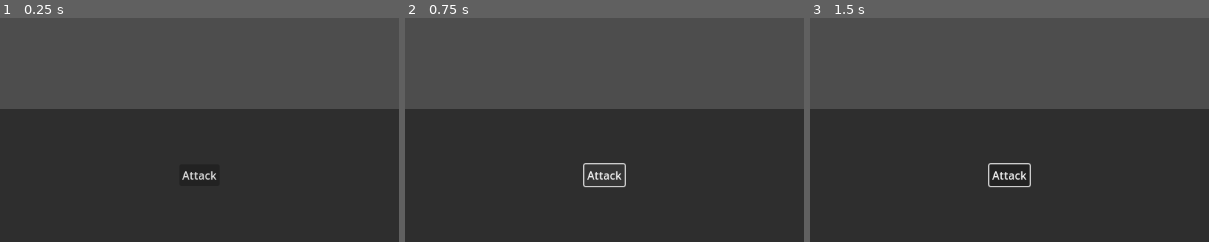
Above: before the commit, frames 1-3 (left to right).
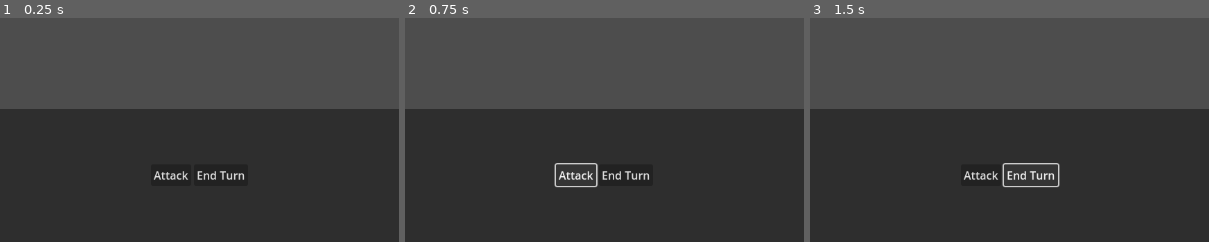
Above: after the commit, the same moments.

Repository: dkomnen/game_resources_mega_repo
Game: Godot game, scene res://templates/turn_based_battle/turn_based_battle.tscn
Same seed, same stepped clock (60 frames per second), same inputs: the game is played once before the commit and once after it. This scene is started directly instead of the project's main scene.
Inputs (mouse positions are % of the whole screen's width and height, from its top left):
- Up to frame 1 (0.25 s): no input
- Up to frame 2 (0.75 s): click "Attack" at 0.5 s
- Up to frame 3 (1.5 s): click (53, 85) at 1.25 s, where only the run after the commit has a clickable "End Turn"
The pictures show only the part of the screen within x 25-75%, y 50-100%; the shares and areas given below are measured in that part.

The runs differ from the first frame. In frame 1, 0.5% of the frame differs, in the area x 38-62%, y 68-73%; in frame 2, 0.9%, in the area x 37-62%, y 64-76%; in frame 3, 0.9%.

Commit message:
state_switching

Diff:
--- a/templates_project/templates/turn_based_battle/state.gd
+++ b/templates_project/templates/turn_based_battle/state.gd
@@ -15,5 +15,8 @@
 func physics_update(_delta: float) -> void:
     pass
 
+func on_turn_ended() -> void:
+    pass
+
 func exit() -> void:
     pass
--- a/templates_project/templates/turn_based_battle/state_machine.gd
+++ b/templates_project/templates/turn_based_battle/state_machine.gd
@@ -7,20 +7,23 @@
 @onready var current_state: State = initial_state
 
 func _ready() -> void:
-    for child in get_children():
-        child.initialize(self)
-    current_state.enter()
+	for child in get_children():
+		child.initialize(self)
+	current_state.enter()
 
 func _process(delta: float):
-    current_state.update(delta)
+	current_state.update(delta)
 
 func _physics_process(delta: float) -> void:
-    current_state.physics_update(delta)
+	current_state.physics_update(delta)
 
 func switch_state(new_state_name: String, msg: Dictionary = {}) -> void:
 
+	current_state.exit()
+	current_state = get_node(new_state_name)
+	current_state.enter(msg)
+	transitioned.emit(new_state_name)
 
-    current_state.exit()
-    current_state = get_node(new_state_name)
-    current_state.enter(msg)
-    transitioned.emit(current_state.name)
+
+func _on_turn_based_ui_ended_turn() -> void:
+	current_state.on_turn_ended()
--- /dev/null
+++ b/templates_project/templates/turn_based_battle/states/enemy_turn_state.gd
@@ -0,0 +1,8 @@
+class_name EnemyTurnState
+extends State
+
+func enter(_msg: Dictionary = {}) -> void:
+    print("Entered enemy turn state")
+
+func on_turn_ended() -> void:
+    state_machine.switch_state("PlayerTurnState")
--- a/templates_project/templates/turn_based_battle/states/player_turn_state.gd
+++ b/templates_project/templates/turn_based_battle/states/player_turn_state.gd
@@ -3,3 +3,6 @@
 
 func enter(_msg: Dictionary = {}) -> void:
     print("Entered player turn state")
+
+func on_turn_ended() -> void:
+    state_machine.switch_state("EnemyTurnState")
--- a/templates_project/templates/turn_based_battle/turn_based_battle.tscn
+++ b/templates_project/templates/turn_based_battle/turn_based_battle.tscn
@@ -1,8 +1,9 @@
-[gd_scene load_steps=4 format=3 uid="uid://qvej6bniduo1"]
+[gd_scene load_steps=5 format=3 uid="uid://qvej6bniduo1"]
 
 [ext_resource type="Script" path="res://templates/turn_based_battle/state_machine.gd" id="1_7h2uo"]
-[ext_resource type="PackedScene" path="res://templates/turn_based_battle/turn_based_ui.tscn" id="2_8gyqt"]
+[ext_resource type="PackedScene" uid="uid://dg77pyad2ajlv" path="res://templates/turn_based_battle/turn_based_ui.tscn" id="2_8gyqt"]
 [ext_resource type="Script" path="res://templates/turn_based_battle/states/player_turn_state.gd" id="2_ohr1j"]
+[ext_resource type="Script" path="res://templates/turn_based_battle/states/enemy_turn_state.gd" id="3_anlmf"]
 
 [node name="turn_based_battle" type="Node2D"]
 
@@ -13,7 +14,12 @@
 [node name="PlayerTurnState" type="Node" parent="StateMachine"]
 script = ExtResource("2_ohr1j")
 
+[node name="EnemyTurnState" type="Node" parent="StateMachine"]
+script = ExtResource("3_anlmf")
+
 [node name="CanvasLayer" type="CanvasLayer" parent="."]
 follow_viewport_scale = 0.001
 
 [node name="turn_based_ui" parent="CanvasLayer" instance=ExtResource("2_8gyqt")]
+
+[connection signal="ended_turn" from="CanvasLayer/turn_based_ui" to="StateMachine" method="_on_turn_based_ui_ended_turn"]
--- /dev/null
+++ b/templates_project/templates/turn_based_battle/turn_based_ui.gd
@@ -0,0 +1,10 @@
+extends Control
+
+signal ended_turn
+signal attacked
+
+func _on_end_turn_button_pressed() -> void:
+	ended_turn.emit()
+
+func _on_attack_button_pressed() -> void:
+	attacked.emit()
--- a/templates_project/templates/turn_based_battle/turn_based_ui.tscn
+++ b/templates_project/templates/turn_based_battle/turn_based_ui.tscn
@@ -1,6 +1,7 @@
-[gd_scene load_steps=2 format=3 uid="uid://dg77pyad2ajlv"]
+[gd_scene load_steps=3 format=3 uid="uid://dg77pyad2ajlv"]
 
-[ext_resource type="PackedScene" path="res://templates/turn_based_battle/character_stats_panel.tscn" id="1_epcww"]
+[ext_resource type="PackedScene" uid="uid://cwdtjx0pfaujs" path="res://templates/turn_based_battle/character_stats_panel.tscn" id="1_epcww"]
+[ext_resource type="Script" path="res://templates/turn_based_battle/turn_based_ui.gd" id="1_vo06i"]
 
 [node name="turn_based_ui" type="Control"]
 layout_mode = 3
@@ -9,6 +10,7 @@
 anchor_bottom = 1.0
 grow_horizontal = 2
 grow_vertical = 2
+script = ExtResource("1_vo06i")
 
 [node name="BottomPanel" type="PanelContainer" parent="."]
 layout_mode = 1
@@ -20,11 +22,22 @@
 grow_horizontal = 2
 grow_vertical = 0
 
-[node name="Button" type="Button" parent="BottomPanel"]
+[node name="HBoxContainer" type="HBoxContainer" parent="BottomPanel"]
+layout_mode = 2
+size_flags_horizontal = 4
+size_flags_vertical = 4
+
+[node name="AttackButton" type="Button" parent="BottomPanel/HBoxContainer"]
 layout_mode = 2
 size_flags_horizontal = 4
 size_flags_vertical = 4
 text = "Attack"
+
+[node name="EndTurnButton" type="Button" parent="BottomPanel/HBoxContainer"]
+layout_mode = 2
+size_flags_horizontal = 4
+size_flags_vertical = 4
+text = "End Turn"
 
 [node name="CharacterStatsPanel" parent="." instance=ExtResource("1_epcww")]
 layout_mode = 1
@@ -37,3 +50,6 @@
 offset_left = -256.0
 offset_right = 0.0
 grow_horizontal = 0
+
+[connection signal="pressed" from="BottomPanel/HBoxContainer/AttackButton" to="." method="_on_attack_button_pressed"]
+[connection signal="pressed" from="BottomPanel/HBoxContainer/EndTurnButton" to="." method="_on_end_turn_button_pressed"]
